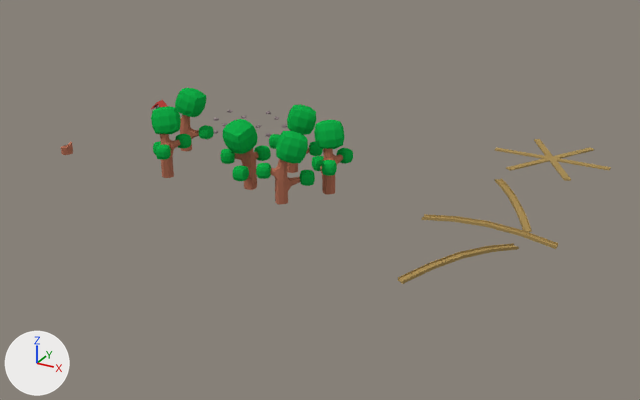
The Blender file TileAssets.blend: old version first, new version second.
Rendered twice from a 50 mm camera at (8.08, -6.19, 4.97) aimed at (2.55, 3.86, -0.05). The lights are fixed; the arrows at lower left show +X, +Y and +Z.

The first picture shows 'BridgeEW', 'BridgeNeSw', 'ManyTrees', 'Trees'.
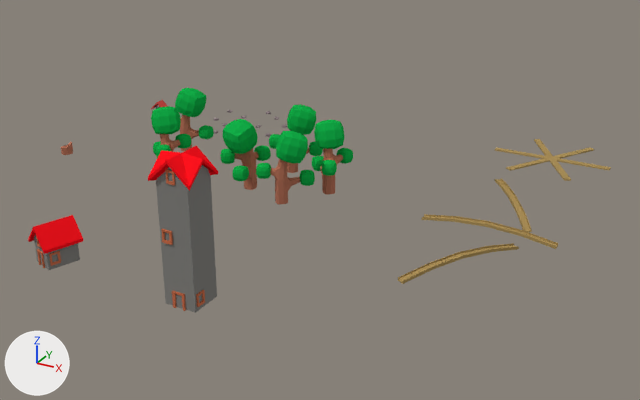
Changed parts and their boxes [x1, y1, x2, y2] in the pictures (640 x 400 px):
'Tower', added: after [148, 146, 218, 313]
'SmallHouse', added (red): after [28, 215, 83, 270]

The change, as a diff of the scene's bpy script:
```diff
--- a/TileAssets.blend.py
+++ b/TileAssets.blend.py
@@ me_cube_003 @@
+me_cube_003.from_pydata(...)  # 144 vertices, 138 faces; spans x 0.437..1.001, y 0.337..0.953, z -0.012..0.525
+me_cube_003.materials.append(mat_material)  # picture img_310px_color_circle__hue_sat__png
@@ me_cube_004 @@
+me_cube_004.from_pydata(...)  # 227 vertices, 226 faces; spans x 0.43..0.96, y 0.4..0.9, z -0.01..1.74
+me_cube_004.materials.append(mat_material)  # picture img_310px_color_circle__hue_sat__png
@@ ob_smallhouse @@
+ob_smallhouse = bpy.data.objects.new('SmallHouse', me_cube_003)
+ob_smallhouse.location = (0.0, 0.0, 0.0)
@@ ob_tower @@
+ob_tower = bpy.data.objects.new('Tower', me_cube_004)
+ob_tower.location = (2.0, 0.0, 0.0)
```
